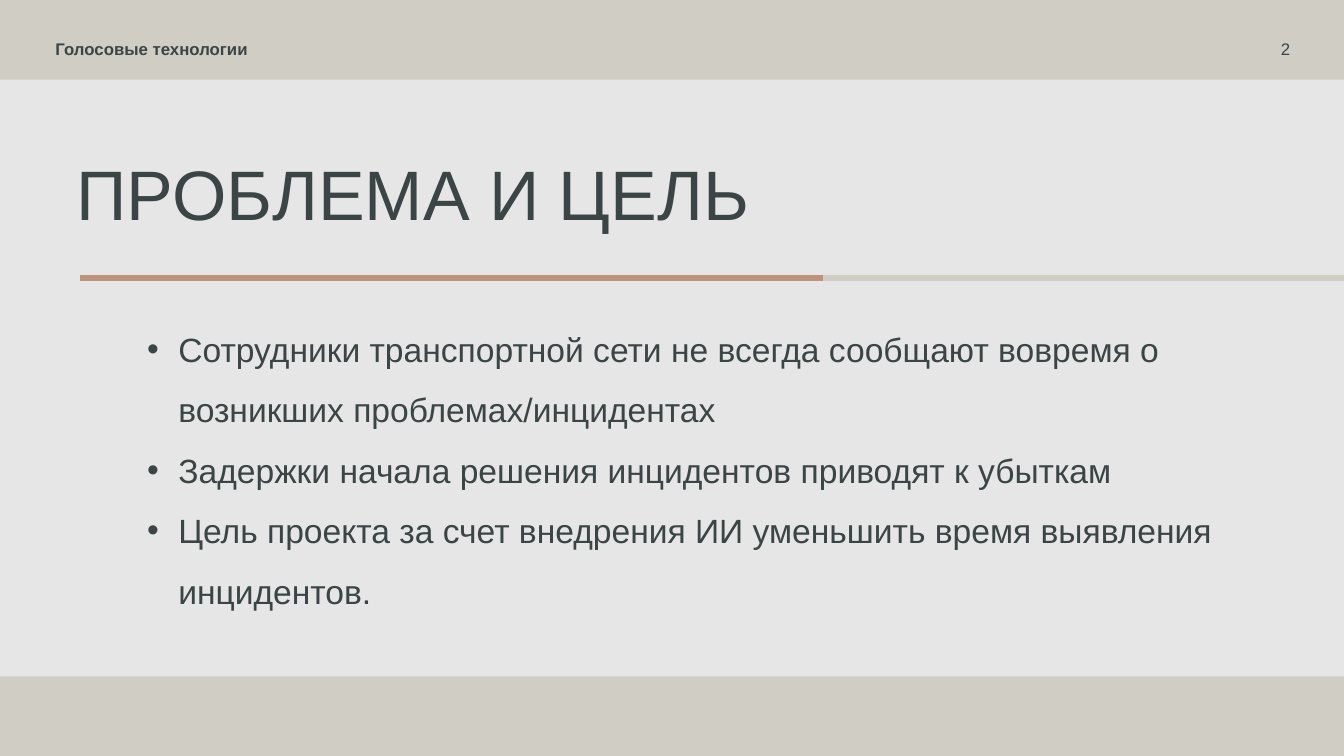
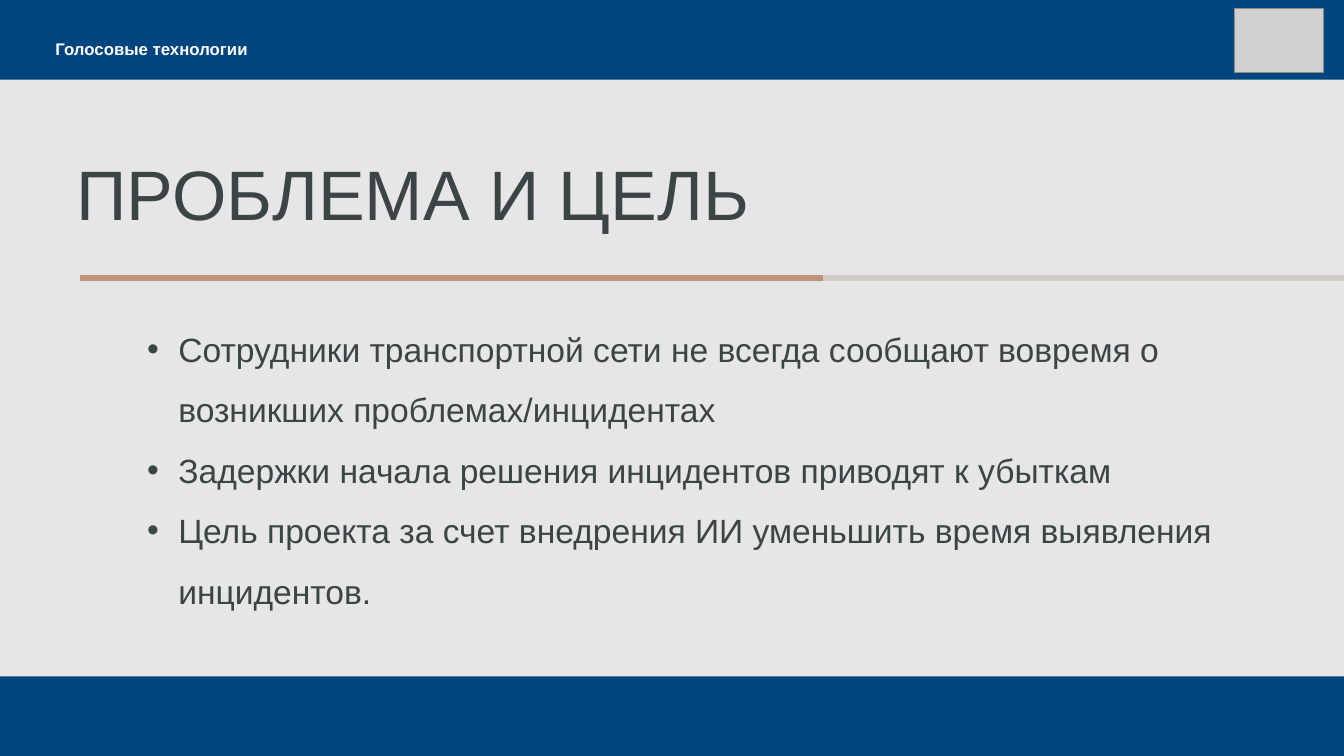
Before and after one commit to dmitrii-naumenko/Pet_SST_NLP, a slide deck: slide 2 of Презентация.pptx. Drawn at 1344x756 pixels with LibreOffice and Linux fonts; fonts in the diff are those of the drawing; grey boxes stand for pictures. Boxes give left, top, right and bottom in pixels: in the first picture for what was removed or moved away, otherwise in the second. Text is boxed around its words. In the diff, an @@ line names an element or a change of style, - is before the commit and + after.

```diff
--- a/Презентация.pptx
+++ b/Презентация.pptx
@@ background #D0CDC5 to #00457E @@
@@ picture added at bbox=[1235, 8, 1324, 73] @@
@@ text "Голосовые технологии" at bbox=[55, 43, 248, 55]: text colour #3B4546 to #FFFFFF @@
@@ page number removed at bbox=[1281, 43, 1290, 55] @@
-2
```
Also in this commit, not shown: 8 other slides changed, 1 slide added, 3 slides removed.
